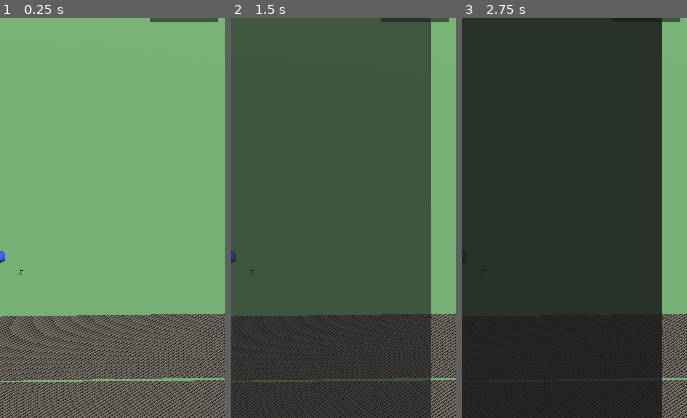
Above: before the commit, frames 1-3 (left to right).
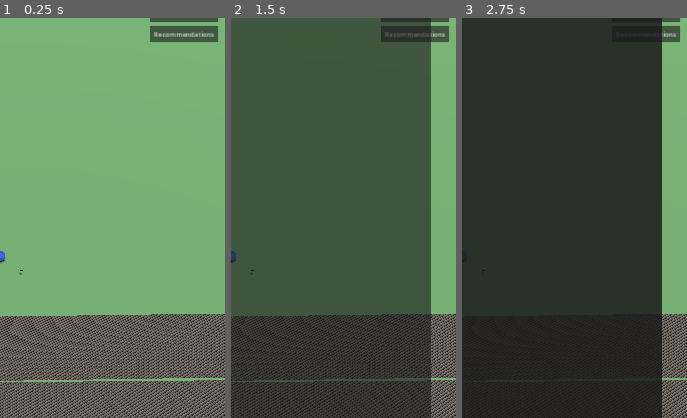
Above: after the commit, the same moments.

Repository: Dominic339/Shared-Skies
Game: Godot game, scene res://scenes/Main.tscn
Same seed, same stepped clock (60 frames per second), same inputs: the game is played once before the commit and once after it.
Inputs (mouse positions are % of the whole screen's width and height, from its top left):
- Up to frame 1 (0.25 s): no input
- Up to frame 2 (1.5 s): click (14, 3) at 0.52 s; type "12" at 0.6 s; click (14, 5) at 0.75 s; type "12" at 0.83 s; click "Atlas" at 1.25 s
- Up to frame 3 (2.75 s): click "Postcards" at 2 s
The pictures show only the part of the screen within x 50-100%, y 20-70%; the shares and areas given below are measured in that part.

The runs differ from the first frame. In frame 1, 1.2% of the frame differs, in the area x 66-97%, y 2-6%; in frame 2, 1.0%; in frame 3, 0.3%.

Commit message:
Add Community recommendation system (highlight worthwhile nearby Landmarks)
Corrected scope per discussion: this is NOT a new-Community proposal
tool (deferred; Community Centers are being premade/seeded separately
for the launch set). It's the narrower system community_recommendations
already anticipated -- "people in this Community recommend visiting
Landmark X, here's why" -- reusing the same submission-ticket
moderation framework as Rumors (ticket_type='recommendation', same
approve/reject shape, SQL-editor-only, not granted to any client role).

recommend_landmark() requires an existing published Landmark (derives
community_id from it directly, no separate community picker needed),
enforces a minimum explanation length, and blocks a player recommending
the same Landmark twice while an earlier submission is still
pending/published. A player can also see their own pending/archived
recommendations via a new additive RLS policy
(community_recommendations_self_read), not just published ones.

Client: pick a Community, see published recommendations for it (plus
your own pending ones), recommend one of that Community's Landmarks
yourself with a short reason.

Co-Authored-By: Claude Sonnet 5 <noreply@anthropic.com>
Claude-Session: https://claude.ai/code/session_01AHmiCVGuG2bKpEKrF4VL2r

Diff:
--- a/client/scenes/Main.tscn
+++ b/client/scenes/Main.tscn
@@ -14,6 +14,7 @@
 [ext_resource type="Script" path="res://scripts/mailbox_ui.gd" id="12"]
 [ext_resource type="Script" path="res://scripts/museum_ui.gd" id="13"]
 [ext_resource type="Script" path="res://scripts/rumors_ui.gd" id="14"]
+[ext_resource type="Script" path="res://scripts/community_recommendations_ui.gd" id="15"]
 
 [sub_resource type="PlaneMesh" id="PlaneMesh_1"]
 size = Vector2(6000, 6000)
@@ -190,6 +191,15 @@
 offset_bottom = 392.0
 text = "Rumors"
 
+[node name="CommunityRecommendationsButton" type="CanvasLayer" parent="."]
+
+[node name="Button" type="Button" parent="CommunityRecommendationsButton"]
+offset_left = 900.0
+offset_top = 400.0
+offset_right = 1064.0
+offset_bottom = 440.0
+text = "Recommendations"
+
 [node name="AtlasUI" type="CanvasLayer" parent="."]
 script = ExtResource("6")
 
@@ -554,3 +564,42 @@
 
 [node name="CloseButton" type="Button" parent="RumorsUI/ReportPanel/VBoxContainer"]
 text = "Close"
+
+[node name="CommunityRecommendationsUI" type="CanvasLayer" parent="."]
+script = ExtResource("15")
+
+[node name="Panel" type="PanelContainer" parent="CommunityRecommendationsUI"]
+offset_left = 60.0
+offset_top = 220.0
+offset_right = 1020.0
+offset_bottom = 1400.0
+
+[node name="VBoxContainer" type="VBoxContainer" parent="CommunityRecommendationsUI/Panel"]
+
+[node name="TitleLabel" type="Label" parent="CommunityRecommendationsUI/Panel/VBoxContainer"]
+theme_override_font_sizes/font_size = 32
+text = "Community Recommendations"
+
+[node name="CommunityOption" type="OptionButton" parent="CommunityRecommendationsUI/Panel/VBoxContainer"]
+
+[node name="ScrollContainer" type="ScrollContainer" parent="CommunityRecommendationsUI/Panel/VBoxContainer"]
+size_flags_vertical = 3
+
+[node name="EntriesContainer" type="VBoxContainer" parent="CommunityRecommendationsUI/Panel/VBoxContainer/ScrollContainer"]
+size_flags_horizontal = 3
+
+[node name="RecommendControls" type="VBoxContainer" parent="CommunityRecommendationsUI/Panel/VBoxContainer"]
+
+[node name="LandmarkOption" type="OptionButton" parent="CommunityRecommendationsUI/Panel/VBoxContainer/RecommendControls"]
+
+[node name="BodyEdit" type="LineEdit" parent="CommunityRecommendationsUI/Panel/VBoxContainer/RecommendControls"]
+placeholder_text = "Why is this worth visiting?"
+
+[node name="SubmitButton" type="Button" parent="CommunityRecommendationsUI/Panel/VBoxContainer/RecommendControls"]
+text = "Recommend"
+
+[node name="StatusLabel" type="Label" parent="CommunityRecommendationsUI/Panel/VBoxContainer"]
+text = ""
+
+[node name="CloseButton" type="Button" parent="CommunityRecommendationsUI/Panel/VBoxContainer"]
+text = "Close"
--- /dev/null
+++ b/client/scripts/community_recommendations_ui.gd
@@ -0,0 +1,125 @@
+extends CanvasLayer
+
+# "People in this Community recommend visiting X, here's why" -- not a
+# new-Community proposal tool (that's deferred; Community Centers are
+# being premade/seeded separately). Pick a Community, see published
+# recommendations for it (plus your own still-pending ones), and
+# recommend one of that Community's published Landmarks yourself.
+
+signal closed
+
+@onready var panel: PanelContainer = $Panel
+@onready var community_option: OptionButton = $Panel/VBoxContainer/CommunityOption
+@onready var entries_container: VBoxContainer = $Panel/VBoxContainer/ScrollContainer/EntriesContainer
+@onready var landmark_option: OptionButton = $Panel/VBoxContainer/RecommendControls/LandmarkOption
+@onready var body_edit: LineEdit = $Panel/VBoxContainer/RecommendControls/BodyEdit
+@onready var submit_button: Button = $Panel/VBoxContainer/RecommendControls/SubmitButton
+@onready var status_label: Label = $Panel/VBoxContainer/StatusLabel
+@onready var close_button: Button = $Panel/VBoxContainer/CloseButton
+
+var _community_ids: Array = []
+var _landmark_ids: Array = []
+
+
+func _ready() -> void:
+	community_option.item_selected.connect(_on_community_selected)
+	submit_button.pressed.connect(_on_submit_pressed)
+	close_button.pressed.connect(_on_close_pressed)
+	hide()
+
+
+func show_recommendations() -> void:
+	status_label.text = ""
+	show()
+	await _load_communities()
+	if not _community_ids.is_empty():
+		await _load_landmarks_for_community(_community_ids[0])
+		await _load_entries(_community_ids[0])
+
+
+func _load_communities() -> void:
+	community_option.clear()
+	_community_ids.clear()
+	var rows: Array = await SupabaseClient.get_table(
+		"communities", "select=id,name&publication_state=eq.published&order=name"
+	)
+	for row: Dictionary in rows:
+		community_option.add_item(row.get("name", ""))
+		_community_ids.append(row.get("id", ""))
+
+
+func _on_community_selected(index: int) -> void:
+	if index >= 0 and index < _community_ids.size():
+		var community_id: String = _community_ids[index]
+		await _load_landmarks_for_community(community_id)
+		await _load_entries(community_id)
+
+
+func _load_landmarks_for_community(community_id: String) -> void:
+	landmark_option.clear()
+	_landmark_ids.clear()
+	# atlas_view (not landmarks_map_view, which has no community_id
+	# column) is already correctly scoped to published/seeded Landmarks.
+	var rows: Array = await SupabaseClient.get_table(
+		"atlas_view", "select=landmark_id,name&community_id=eq.%s&order=name" % community_id
+	)
+	for row: Dictionary in rows:
+		landmark_option.add_item(row.get("name", ""))
+		_landmark_ids.append(row.get("landmark_id", ""))
+	submit_button.disabled = _landmark_ids.is_empty()
+
+
+func _load_entries(community_id: String) -> void:
+	for child in entries_container.get_children():
+		child.queue_free()
+
+	var rows: Array = await SupabaseClient.get_table(
+		"community_recommendations_view",
+		"select=landmark_name,body,status,author_display_name,created_at"
+		+ "&community_id=eq.%s&order=created_at.desc" % community_id
+	)
+
+	for row: Dictionary in rows:
+		var entry := Label.new()
+		var status: String = row.get("status", "published")
+		entry.text = "%s -- \"%s\" (by %s)%s" % [
+			row.get("landmark_name", ""), row.get("body", ""),
+			row.get("author_display_name", "a wayfinder"),
+			"" if status == "published" else " [%s]" % status
+		]
+		entries_container.add_child(entry)
+
+
+func _on_submit_pressed() -> void:
+	if _landmark_ids.is_empty() or _community_ids.is_empty():
+		return
+	if body_edit.text.strip_edges().length() < 10:
+		status_label.text = "Please explain why this Landmark is worth visiting (at least 10 characters)."
+		return
+
+	var landmark_id: String = _landmark_ids[landmark_option.selected]
+	var community_id: String = _community_ids[community_option.selected]
+
+	var result: Variant = await SupabaseClient.call_rpc("recommend_landmark", {
+		"p_landmark_id": landmark_id,
+		"p_body": body_edit.text,
+	})
+	if result is Dictionary and result.is_empty():
+		status_label.text = SupabaseClient.last_error_message
+	else:
+		status_label.text = "Recommendation submitted -- awaiting review."
+		body_edit.text = ""
+		await _load_entries(community_id)
+
+
+func _on_close_pressed() -> void:
+	hide()
+	closed.emit()
+
+
+# Used by main.gd's global Escape handler, same pattern as the other UIs.
+func close_topmost() -> bool:
+	if not visible:
+		return false
+	_on_close_pressed()
+	return true
--- a/client/scripts/main.gd
+++ b/client/scripts/main.gd
@@ -48,6 +48,8 @@
 @onready var museum_ui: CanvasLayer = $MuseumUI
 @onready var rumors_button: Button = $RumorsButton/Button
 @onready var rumors_ui: CanvasLayer = $RumorsUI
+@onready var community_recommendations_button: Button = $CommunityRecommendationsButton/Button
+@onready var community_recommendations_ui: CanvasLayer = $CommunityRecommendationsUI
 
 var markers_by_landmark_id: Dictionary = {}
 var focused_marker: LandmarkMarker = null
@@ -68,6 +70,7 @@
 	mailbox_button.pressed.connect(_on_mailbox_button_pressed)
 	museum_button.pressed.connect(_on_museum_button_pressed)
 	rumors_button.pressed.connect(_on_rumors_button_pressed)
+	community_recommendations_button.pressed.connect(_on_community_recommendations_button_pressed)
 
 	if not SupabaseClient.is_ready:
 		await SupabaseClient.authenticated
@@ -115,6 +118,8 @@
 		if museum_ui.close_topmost():
 			return
 		if rumors_ui.close_topmost():
+			return
+		if community_recommendations_ui.close_topmost():
 			return
 		if landmark_display.close_topmost():
 			return
@@ -277,6 +282,10 @@
 	rumors_ui.show_rumors()
 
 
+func _on_community_recommendations_button_pressed() -> void:
+	community_recommendations_ui.show_recommendations()
+
+
 func _record_visit(marker: LandmarkMarker) -> void:
 	var is_first := not marker.visited
 	marker.set_visited(true)  # optimistic -- avoids double-recording if tapped again before this resolves
Not shown, added: supabase/migrations/20260743000000_community_recommendations.sql
